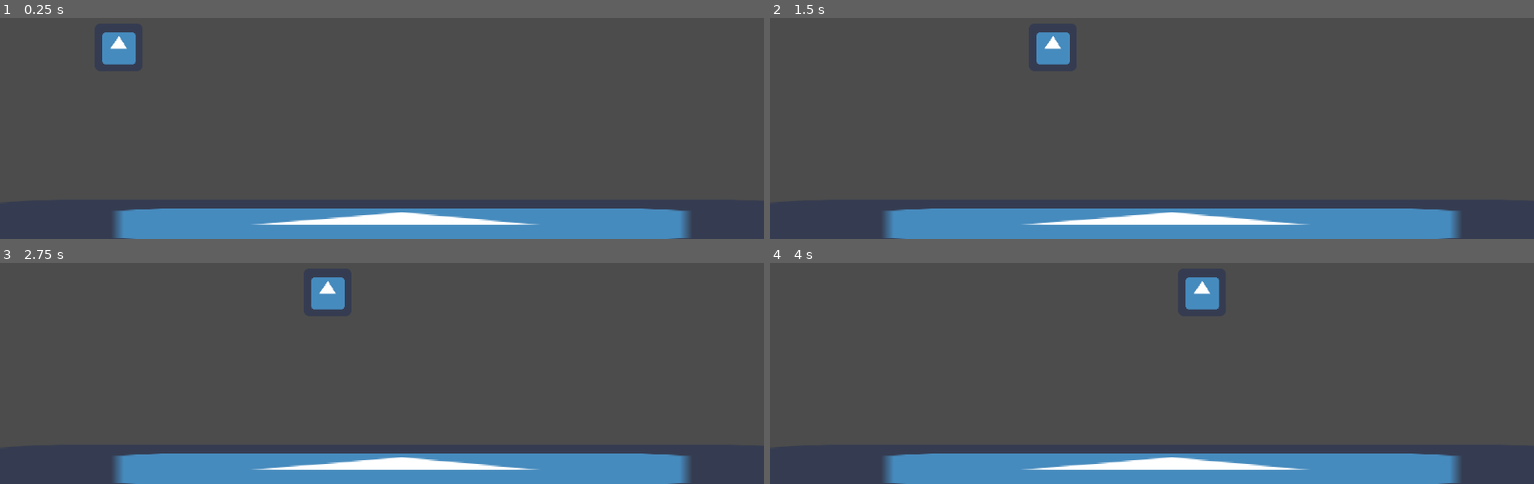
Above: before the commit, frames 1-4 (two rows, left to right).
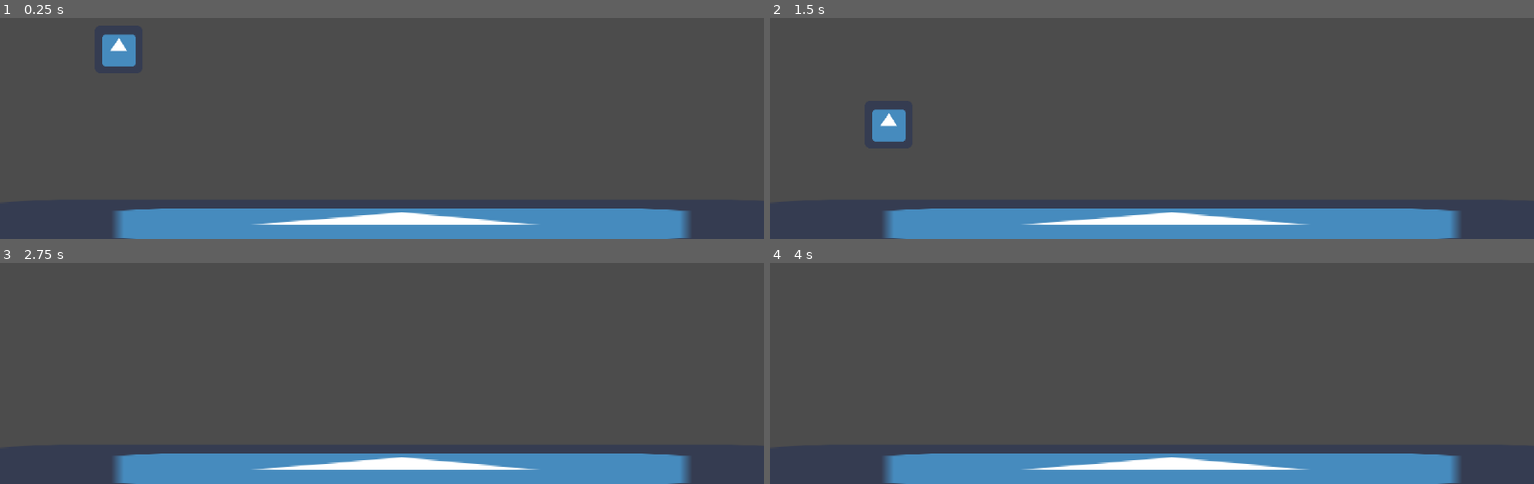
Above: after the commit, the same moments.

Repository: Matthew078/Hells-Gym-Fight
Game: Godot game, scene res://game.tscn
Two runs of this game, one before a commit and one after it. Both use one fixed random seed, a clock stepped at 60 frames per second and the inputs below. The project has no main scene, so this scene is started directly. The engine's default icon, where the game draws it, is replaced by a stand-in: a white triangle on a blue panel in a dark square.
Inputs:
- Up to frame 1 (0.25 s): no input
- Up to frame 2 (1.5 s): hold Right (gym_bro_move_right) 0.53-1.28 s; hold Left (gym_bro_move_left) from 1.28 s (still down)
- Up to frame 3 (2.75 s): release Left (gym_bro_move_left) at 2.03 s; hold Right (gym_bro_move_right) from 2.03 s (still down)
- Up to frame 4 (4 s): release Right (gym_bro_move_right) at 3.53 s; hold Left (gym_bro_move_left) from 3.53 s (still down)

The runs differ from the first frame. In frame 1, 0.2% of the frame differs, in the area x 13-18%, y 6-22%; in frame 2, 1.3%, in the area x 13-40%, y 6-57%; in frame 3, 0.6%; in frame 4, 0.7%.

Commit message:
rigidbody added to player for gravity

Diff:
--- a/Hell's-Gym-Fight-Project/player.tscn
+++ b/Hell's-Gym-Fight-Project/player.tscn
@@ -1,14 +1,16 @@
 [gd_scene load_steps=3 format=2]
 
 [ext_resource path="res://icon.png" type="Texture" id=1]
-[ext_resource path="res://player.gd" type="Script" id=2]
 
-[node name="player" type="Area2D"]
-script = ExtResource( 2 )
+[sub_resource type="RectangleShape2D" id=1]
+extents = Vector2( 31, 31 )
+
+[node name="player" type="RigidBody2D"]
+
+[node name="Sprite" type="Sprite" parent="."]
+texture = ExtResource( 1 )
 
 [node name="AnimatedSprite" type="AnimatedSprite" parent="."]
 
 [node name="CollisionShape2D" type="CollisionShape2D" parent="."]
-
-[node name="Sprite" type="Sprite" parent="."]
-texture = ExtResource( 1 )
+shape = SubResource( 1 )
